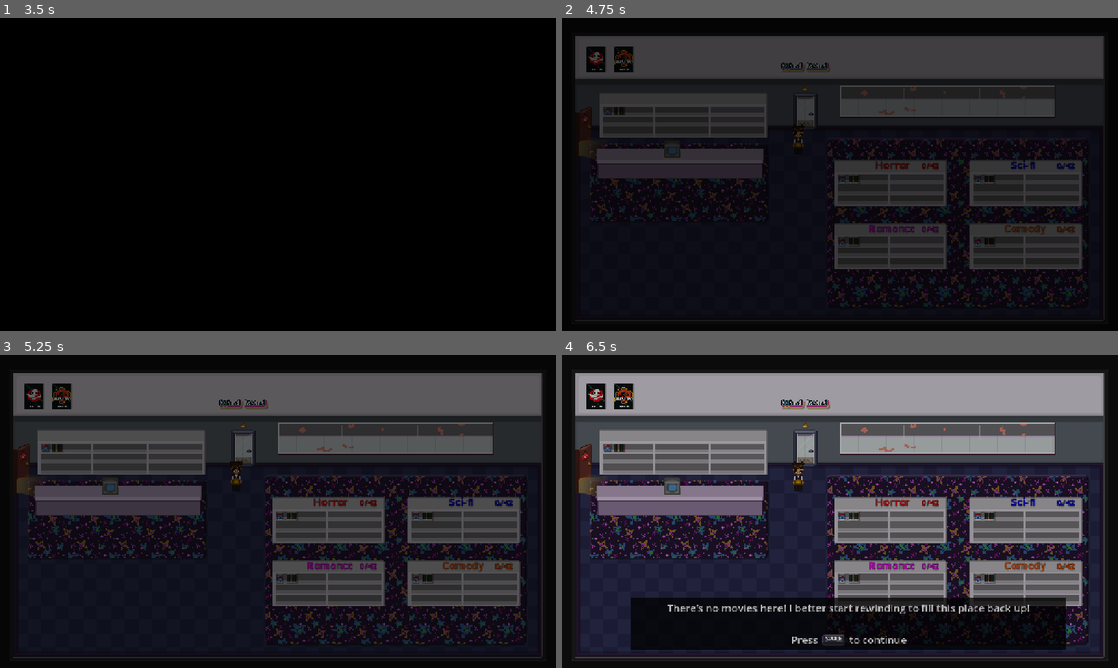
Above: before the commit, frames 1-4 (two rows, left to right).
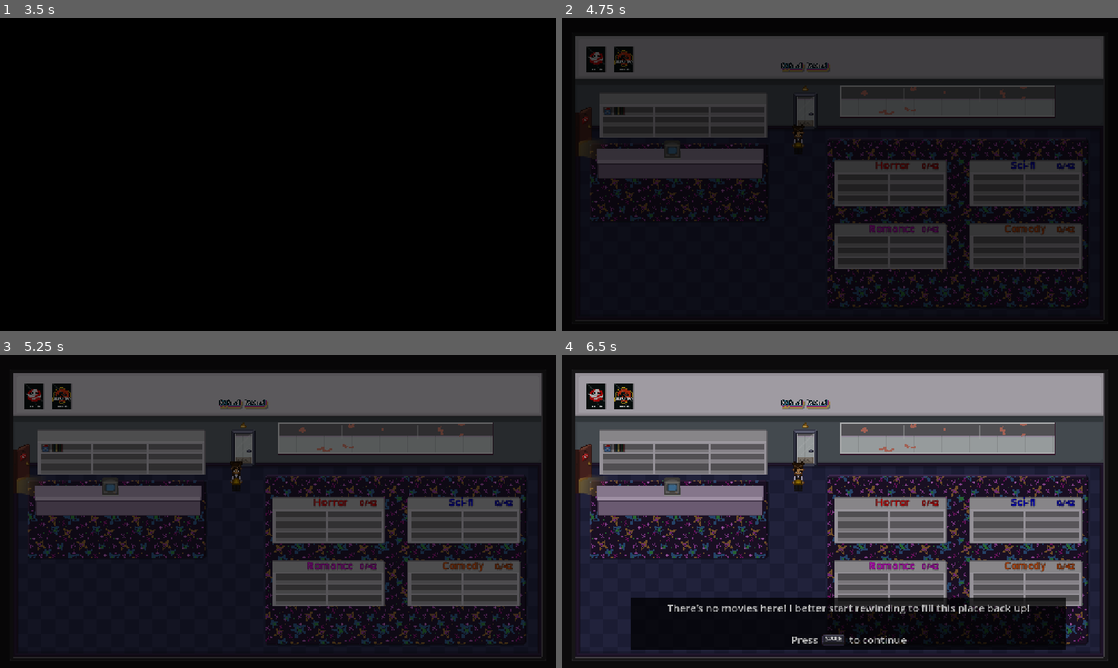
Above: after the commit, the same moments.

Repository: Sleeping-Robot-Games/video-planet
Game: Godot game, scene res://title/title.tscn
The game is run twice, just before and just after one commit, with the same random seed, the same clock (stepped at 60 frames per second) and the same inputs. The engine's default icon, where the game draws it, is replaced by a stand-in: a white triangle on a blue panel in a dark square. Video files are missing from this copy of the repository; at most half a second of black plays in their place.
Inputs:
- Up to frame 1 (3.5 s): tap Enter (rewind) at 0.5 s; hold Right (dial_right) 0.53-1.25 s; tap 1 (1) at 0.6 s; tap 2 (2) at 0.8, 2.85 s; click "Backroom" at 1.25 s; click "<< Return to Storefront" at 2 s; tap Space (continue) at 2.75 s; hold S (walk_down) from 2.78 s (still down); tap 3 (3) at 3.05 s
- Up to frame 2 (4.75 s): tap Space (continue) at 3.5, 4.25 s; release S (walk_down) at 3.53 s; hold Right (dial_right) 3.53-4.28 s; tap 3 (3) at 3.6 s; tap 4 (4) at 3.8, 4.35 s; hold W (walk_up) from 4.28 s (still down); tap 5 (5) at 4.55 s
- Up to frame 3 (5.25 s): tap Space (continue) at 5 s; release W (walk_up) at 5.03 s; hold Left (dial_left) from 5.03 s (still down); tap 5 (5) at 5.1 s
- Up to frame 4 (6.5 s): keep holding Left (dial_left); tap 1 (1) at 5.3, 5.85 s; tap 2 (2) at 6.05 s

Frame 1 is identical in both runs. In frame 2, 0.1% of the frame differs, in the area x 49-78%, y 50-73%; in frame 3, 0.2%; in frame 4, 0.4%, in the area x 49-78%, y 50-74%.

Commit message:
replace shelves with scenes

Diff:
--- /dev/null
+++ b/storefront/shelf.gd
@@ -0,0 +1,6 @@
+extends Sprite2D
+
+@export_enum('HORROR', 'SCI-FI', 'ROMANCE', 'COMEDY') var genre: String
+
+func _ready() -> void:
+	print('genre: ', genre)
--- /dev/null
+++ b/storefront/shelf.tscn
@@ -0,0 +1,324 @@
+[gd_scene load_steps=5 format=3 uid="uid://wid3kytlqks5"]
+
+[ext_resource type="Texture2D" uid="uid://slmacrwpdgwe" path="res://storefront/shelf_empty.png" id="1_5ijmg"]
+[ext_resource type="Script" uid="uid://csjv00qljbbpb" path="res://storefront/shelf.gd" id="2_0u3wd"]
+[ext_resource type="Texture2D" uid="uid://hvh1jt1jipci" path="res://movies/covers/001.png" id="2_5ijmg"]
+
+[sub_resource type="RectangleShape2D" id="RectangleShape2D_apbff"]
+size = Vector2(126, 21.5)
+
+[node name="Shelf" type="Sprite2D"]
+y_sort_enabled = true
+texture = ExtResource("1_5ijmg")
+script = ExtResource("2_0u3wd")
+
+[node name="StaticBody2D" type="StaticBody2D" parent="."]
+visible = false
+
+[node name="CollisionShape2D" type="CollisionShape2D" parent="StaticBody2D"]
+position = Vector2(0, -0.75)
+shape = SubResource("RectangleShape2D_apbff")
+
+[node name="01" type="HBoxContainer" parent="."]
+z_index = 1
+custom_minimum_size = Vector2(8, 10)
+offset_left = -59.0
+offset_top = -10.0
+offset_right = -6.0
+theme_override_constants/separation = 1
+
+[node name="a" type="TextureRect" parent="01"]
+visible = false
+custom_minimum_size = Vector2(8, 10)
+layout_mode = 2
+texture = ExtResource("2_5ijmg")
+expand_mode = 1
+
+[node name="b" type="TextureRect" parent="01"]
+visible = false
+custom_minimum_size = Vector2(8, 10)
+layout_mode = 2
+texture = ExtResource("2_5ijmg")
+expand_mode = 1
+
+[node name="c" type="TextureRect" parent="01"]
+visible = false
+custom_minimum_size = Vector2(8, 10)
+layout_mode = 2
+texture = ExtResource("2_5ijmg")
+expand_mode = 1
+
+[node name="d" type="TextureRect" parent="01"]
+visible = false
+custom_minimum_size = Vector2(8, 10)
+layout_mode = 2
+texture = ExtResource("2_5ijmg")
+expand_mode = 1
+
+[node name="e" type="TextureRect" parent="01"]
+visible = false
+custom_minimum_size = Vector2(8, 10)
+layout_mode = 2
+texture = ExtResource("2_5ijmg")
+expand_mode = 1
+
+[node name="f" type="TextureRect" parent="01"]
+visible = false
+custom_minimum_size = Vector2(8, 10)
+layout_mode = 2
+texture = ExtResource("2_5ijmg")
+expand_mode = 1
+
+[node name="02" type="HBoxContainer" parent="."]
+z_index = 1
+custom_minimum_size = Vector2(8, 10)
+offset_left = 4.0
+offset_top = -10.0
+offset_right = 57.0
+theme_override_constants/separation = 1
+
+[node name="a" type="TextureRect" parent="02"]
+visible = false
+custom_minimum_size = Vector2(8, 10)
+layout_mode = 2
+texture = ExtResource("2_5ijmg")
+expand_mode = 1
+
+[node name="b" type="TextureRect" parent="02"]
+visible = false
+custom_minimum_size = Vector2(8, 10)
+layout_mode = 2
+texture = ExtResource("2_5ijmg")
+expand_mode = 1
+
+[node name="c" type="TextureRect" parent="02"]
+visible = false
+custom_minimum_size = Vector2(8, 10)
+layout_mode = 2
+texture = ExtResource("2_5ijmg")
+expand_mode = 1
+
+[node name="d" type="TextureRect" parent="02"]
+visible = false
+custom_minimum_size = Vector2(8, 10)
+layout_mode = 2
+texture = ExtResource("2_5ijmg")
+expand_mode = 1
+
+[node name="e" type="TextureRect" parent="02"]
+visible = false
+custom_minimum_size = Vector2(8, 10)
+layout_mode = 2
+texture = ExtResource("2_5ijmg")
+expand_mode = 1
+
+[node name="f" type="TextureRect" parent="02"]
+visible = false
+custom_minimum_size = Vector2(8, 10)
+layout_mode = 2
+texture = ExtResource("2_5ijmg")
+expand_mode = 1
+
+[node name="03" type="HBoxContainer" parent="."]
+z_index = 1
+custom_minimum_size = Vector2(8, 10)
+offset_left = -59.0
+offset_top = 2.0
+offset_right = -6.0
+offset_bottom = 12.0
+theme_override_constants/separation = 1
+
+[node name="a" type="TextureRect" parent="03"]
+visible = false
+custom_minimum_size = Vector2(8, 10)
+layout_mode = 2
+texture = ExtResource("2_5ijmg")
+expand_mode = 1
+
+[node name="b" type="TextureRect" parent="03"]
+visible = false
+custom_minimum_size = Vector2(8, 10)
+layout_mode = 2
+texture = ExtResource("2_5ijmg")
+expand_mode = 1
+
+[node name="c" type="TextureRect" parent="03"]
+visible = false
+custom_minimum_size = Vector2(8, 10)
+layout_mode = 2
+texture = ExtResource("2_5ijmg")
+expand_mode = 1
+
+[node name="d" type="TextureRect" parent="03"]
+visible = false
+custom_minimum_size = Vector2(8, 10)
+layout_mode = 2
+texture = ExtResource("2_5ijmg")
+expand_mode = 1
+
+[node name="e" type="TextureRect" parent="03"]
+visible = false
+custom_minimum_size = Vector2(8, 10)
+layout_mode = 2
+texture = ExtResource("2_5ijmg")
+expand_mode = 1
+
+[node name="f" type="TextureRect" parent="03"]
+visible = false
+custom_minimum_size = Vector2(8, 10)
+layout_mode = 2
+texture = ExtResource("2_5ijmg")
+expand_mode = 1
+
+[node name="04" type="HBoxContainer" parent="."]
+z_index = 1
+custom_minimum_size = Vector2(8, 10)
+offset_left = 4.0
+offset_top = 2.0
+offset_right = 57.0
+offset_bottom = 12.0
+theme_override_constants/separation = 1
+
+[node name="a" type="TextureRect" parent="04"]
+visible = false
+custom_minimum_size = Vector2(8, 10)
+layout_mode = 2
+texture = ExtResource("2_5ijmg")
+expand_mode = 1
+
+[node name="b" type="TextureRect" parent="04"]
+visible = false
+custom_minimum_size = Vector2(8, 10)
+layout_mode = 2
+texture = ExtResource("2_5ijmg")
+expand_mode = 1
+
+[node name="c" type="TextureRect" parent="04"]
+visible = false
+custom_minimum_size = Vector2(8, 10)
+layout_mode = 2
+texture = ExtResource("2_5ijmg")
+expand_mode = 1
+
+[node name="d" type="TextureRect" parent="04"]
+visible = false
+custom_minimum_size = Vector2(8, 10)
+layout_mode = 2
+texture = ExtResource("2_5ijmg")
+expand_mode = 1
+
+[node name="e" type="TextureRect" parent="04"]
+visible = false
+custom_minimum_size = Vector2(8, 10)
+layout_mode = 2
+texture = ExtResource("2_5ijmg")
+expand_mode = 1
+
+[node name="f" type="TextureRect" parent="04"]
+visible = false
+custom_minimum_size = Vector2(8, 10)
+layout_mode = 2
+texture = ExtResource("2_5ijmg")
+expand_mode = 1
+
+[node name="05" type="HBoxContainer" parent="."]
+z_index = 1
+custom_minimum_size = Vector2(8, 10)
+offset_left = -59.0
+offset_top = 14.0
+offset_right = -6.0
+offset_bottom = 24.0
+theme_override_constants/separation = 1
+
+[node name="a" type="TextureRect" parent="05"]
+visible = false
+custom_minimum_size = Vector2(8, 10)
+layout_mode = 2
+texture = ExtResource("2_5ijmg")
+expand_mode = 1
+
+[node name="b" type="TextureRect" parent="05"]
+visible = false
+custom_minimum_size = Vector2(8, 10)
+layout_mode = 2
+texture = ExtResource("2_5ijmg")
+expand_mode = 1
+
+[node name="c" type="TextureRect" parent="05"]
+visible = false
+custom_minimum_size = Vector2(8, 10)
+layout_mode = 2
+texture = ExtResource("2_5ijmg")
+expand_mode = 1
+
+[node name="d" type="TextureRect" parent="05"]
+visible = false
+custom_minimum_size = Vector2(8, 10)
+layout_mode = 2
+texture = ExtResource("2_5ijmg")
+expand_mode = 1
+
+[node name="e" type="TextureRect" parent="05"]
+visible = false
+custom_minimum_size = Vector2(8, 10)
+layout_mode = 2
+texture = ExtResource("2_5ijmg")
+expand_mode = 1
+
+[node name="f" type="TextureRect" parent="05"]
+visible = false
+custom_minimum_size = Vector2(8, 10)
+layout_mode = 2
+texture = ExtResource("2_5ijmg")
+expand_mode = 1
+
+[node name="06" type="HBoxContainer" parent="."]
+z_index = 1
+custom_minimum_size = Vector2(8, 10)
+offset_left = 4.0
+offset_top = 14.0
+offset_right = 57.0
+offset_bottom = 24.0
+theme_override_constants/separation = 1
+
+[node name="a" type="TextureRect" parent="06"]
+visible = false
+custom_minimum_size = Vector2(8, 10)
+layout_mode = 2
+texture = ExtResource("2_5ijmg")
+expand_mode = 1
+
+[node name="b" type="TextureRect" parent="06"]
+visible = false
+custom_minimum_size = Vector2(8, 10)
+layout_mode = 2
+texture = ExtResource("2_5ijmg")
+expand_mode = 1
+
+[node name="c" type="TextureRect" parent="06"]
+visible = false
+custom_minimum_size = Vector2(8, 10)
+layout_mode = 2
+texture = ExtResource("2_5ijmg")
+expand_mode = 1
+
+[node name="d" type="TextureRect" parent="06"]
+visible = false
+custom_minimum_size = Vector2(8, 10)
+layout_mode = 2
+texture = ExtResource("2_5ijmg")
+expand_mode = 1
+
+[node name="e" type="TextureRect" parent="06"]
+visible = false
+custom_minimum_size = Vector2(8, 10)
+layout_mode = 2
+texture = ExtResource("2_5ijmg")
+expand_mode = 1
+
+[node name="f" type="TextureRect" parent="06"]
+visible = false
+custom_minimum_size = Vector2(8, 10)
+layout_mode = 2
+texture = ExtResource("2_5ijmg")
+expand_mode = 1
--- a/storefront/storefront.gd
+++ b/storefront/storefront.gd
@@ -4,6 +4,7 @@
 @onready var todo_panel: Panel = $HUD/ToDo
 
 func _ready() -> void:
+	init_shelves()
 	$Player.position = Vector2(272, 140) if g.is_clocking_in else Vector2(73, 139)
 	g.player_movement_disabled = true
 	$FadeBlack.color = Color.BLACK
@@ -28,6 +29,9 @@
 
 	g.is_clocking_in = false
 
+func init_shelves() -> void:
+	pass
+
 func unfreeze_player() -> void:
 	g.player_movement_disabled = false
 
--- a/storefront/storefront.tscn
+++ b/storefront/storefront.tscn
@@ -7,11 +7,11 @@
 [ext_resource type="Texture2D" uid="uid://bsn6d41mlipug" path="res://storefront/rug2.png" id="3_s766h"]
 [ext_resource type="Texture2D" uid="uid://dlvsx8yuxmlcb" path="res://storefront/poster1.png" id="5_k10vf"]
 [ext_resource type="Texture2D" uid="uid://bygh5etrg3hbj" path="res://storefront/poster2.png" id="6_5o5x3"]
-[ext_resource type="Texture2D" uid="uid://d4jdc44lvyw0j" path="res://storefront/shelf.png" id="7_qepj0"]
 [ext_resource type="Texture2D" uid="uid://cpctj11abddkq" path="res://storefront/windowtets.png" id="8_dspst"]
 [ext_resource type="Texture2D" uid="uid://c0wfqeprbst3o" path="res://storefront/doortemp.png" id="9_ur6w1"]
 [ext_resource type="Texture2D" uid="uid://doq7e2ckpcj6n" path="res://storefront/counter.png" id="10_fk8fj"]
 [ext_resource type="Texture2D" uid="uid://byn6noy7k1xhc" path="res://storefront/bekindsign.png" id="11_22fc6"]
+[ext_resource type="PackedScene" uid="uid://wid3kytlqks5" path="res://storefront/shelf.tscn" id="11_fk8fj"]
 [ext_resource type="Texture2D" uid="uid://omdss3dijti0" path="res://storefront/backroomdoorframe.png" id="12_74fhw"]
 [ext_resource type="Texture2D" uid="uid://tjcy02kvf1v4" path="res://storefront/backroomdoor.png" id="13_kcm8m"]
 [ext_resource type="PackedScene" uid="uid://ddd34ljonfufo" path="res://storefront/website/computer.tscn" id="14_qepj0"]
@@ -91,9 +91,6 @@
 [sub_resource type="RectangleShape2D" id="RectangleShape2D_ur6w1"]
 size = Vector2(59.0625, 290.875)
 
-[sub_resource type="RectangleShape2D" id="RectangleShape2D_k10vf"]
-size = Vector2(126, 21.5)
-
 [sub_resource type="RectangleShape2D" id="RectangleShape2D_5o5x3"]
 size = Vector2(189, 13)
 
@@ -183,52 +180,21 @@
 [node name="Furniture" type="Node2D" parent="."]
 y_sort_enabled = true
 
-[node name="Shelf1" type="Sprite2D" parent="Furniture"]
-y_sort_enabled = true
+[node name="HorrorShelf" parent="Furniture" instance=ExtResource("11_fk8fj")]
+position = Vector2(378, 190.5)
+genre = "HORROR"
+
+[node name="SciFiShelf" parent="Furniture" instance=ExtResource("11_fk8fj")]
 position = Vector2(534, 190.5)
-texture = ExtResource("7_qepj0")
-
-[node name="StaticBody2D" type="StaticBody2D" parent="Furniture/Shelf1"]
-
-[node name="CollisionShape2D" type="CollisionShape2D" parent="Furniture/Shelf1/StaticBody2D"]
-position = Vector2(0, -0.75)
-shape = SubResource("RectangleShape2D_k10vf")
-
-[node name="Shelf2" type="Sprite2D" parent="Furniture"]
-y_sort_enabled = true
-position = Vector2(378, 190.5)
-texture = ExtResource("7_qepj0")
-
-[node name="StaticBody2D2" type="StaticBody2D" parent="Furniture/Shelf2"]
-position = Vector2(0, 0.5)
-
-[node name="CollisionShape2D" type="CollisionShape2D" parent="Furniture/Shelf2/StaticBody2D2"]
-position = Vector2(0, -0.75)
-shape = SubResource("RectangleShape2D_k10vf")
-
-[node name="Shelf3" type="Sprite2D" parent="Furniture"]
-y_sort_enabled = true
+genre = "SCI-FI"
+
+[node name="RomanceShelf" parent="Furniture" instance=ExtResource("11_fk8fj")]
+position = Vector2(378, 262.5)
+genre = "ROMANCE"
+
+[node name="ComedyShelf" parent="Furniture" instance=ExtResource("11_fk8fj")]
 position = Vector2(534, 262.5)
-texture = ExtResource("7_qepj0")
-
-[node name="StaticBody2D3" type="StaticBody2D" parent="Furniture/Shelf3"]
-position = Vector2(-156, 0.5)
-
-[node name="CollisionShape2D" type="CollisionShape2D" parent="Furniture/Shelf3/StaticBody2D3"]
-position = Vector2(0, -0.75)
-shape = SubResource("RectangleShape2D_k10vf")
-
-[node name="Shelf4" type="Sprite2D" parent="Furniture"]
-y_sort_enabled = true
-position = Vector2(378, 262.5)
-texture = ExtResource("7_qepj0")
-
-[node name="StaticBody2D4" type="StaticBody2D" parent="Furniture/Shelf4"]
-position = Vector2(156, 0)
-
-[node name="CollisionShape2D" type="CollisionShape2D" parent="Furniture/Shelf4/StaticBody2D4"]
-position = Vector2(0, -0.75)
-shape = SubResource("RectangleShape2D_k10vf")
+genre = "COMEDY"
 
 [node name="Counter" type="Sprite2D" parent="Furniture"]
 y_sort_enabled = true
Not shown, added: storefront/shelf.gd.uid
Binary file added: storefront/shelf_empty.png
Not shown, added: storefront/shelf_empty.png.import
Not shown: 1 places in storefront/storefront.tscn that only renumber resources
